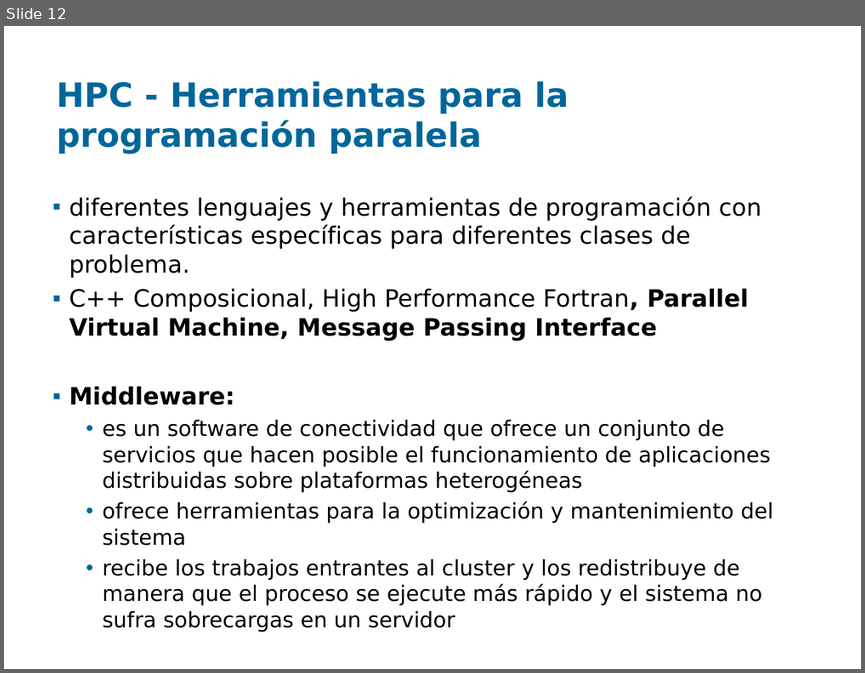
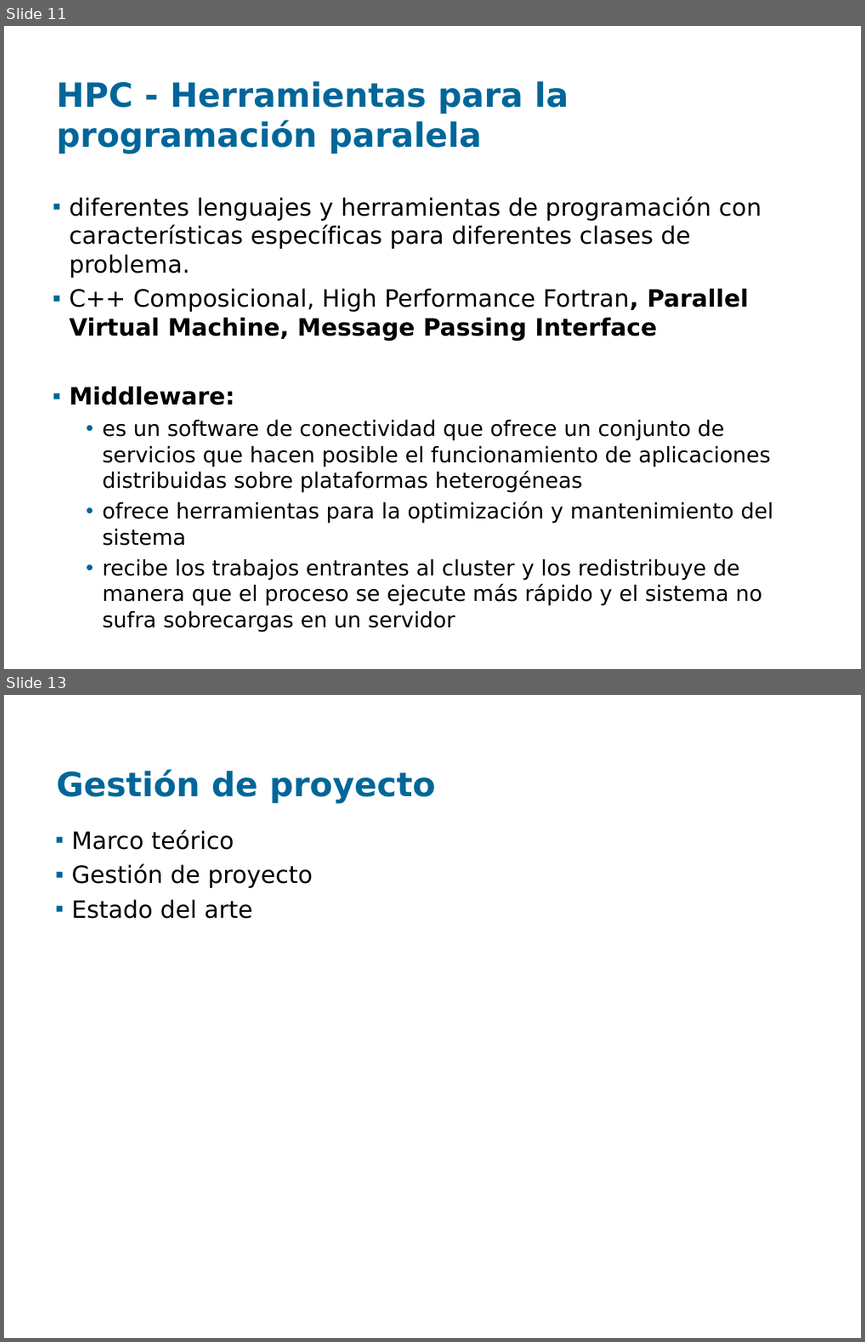
Before and after one commit to santiago-iturriaga/pgruso2007, a slide deck: Documentacion/Presentación Fenton - Paulo.ppt. Shown one above the other, each under a label of ours: slide 12 before the commit, slides 11 and 13 after it; the slides between them are not shown. The pictures are 865x673 and 865x1342 pixels, drawn with LibreOffice and Linux fonts; fonts in the diff are those of the drawing; background and template pictures are left out. Boxes give left, top, right and bottom in pixels: in the first picture for what was removed or moved away, otherwise in the second. Text is boxed around its words. In the diff, an @@ line names an element or a change of style, - is before the commit and + after.

```diff
--- a/Documentacion/Presentación Fenton - Paulo.ppt
+++ b/Documentacion/Presentación Fenton - Paulo.ppt
@@ slide 13 added at box(4, 695, 861, 1338), background picture (left out) @@
@@ title added at box(57, 769, 435, 804), 28 pt, text #006699, bold @@
+Gestión de proyecto
@@ text added at box(72, 829, 313, 919), 20 pt, text #000000 @@
+▪ Marco teórico
+▪ Gestión de proyecto
+▪ Estado del arte
@@ what was slide 12 is now slide 11 @@
```
Also in this commit, not shown: 1 other slide added, 1 slide removed, 2 other files.
